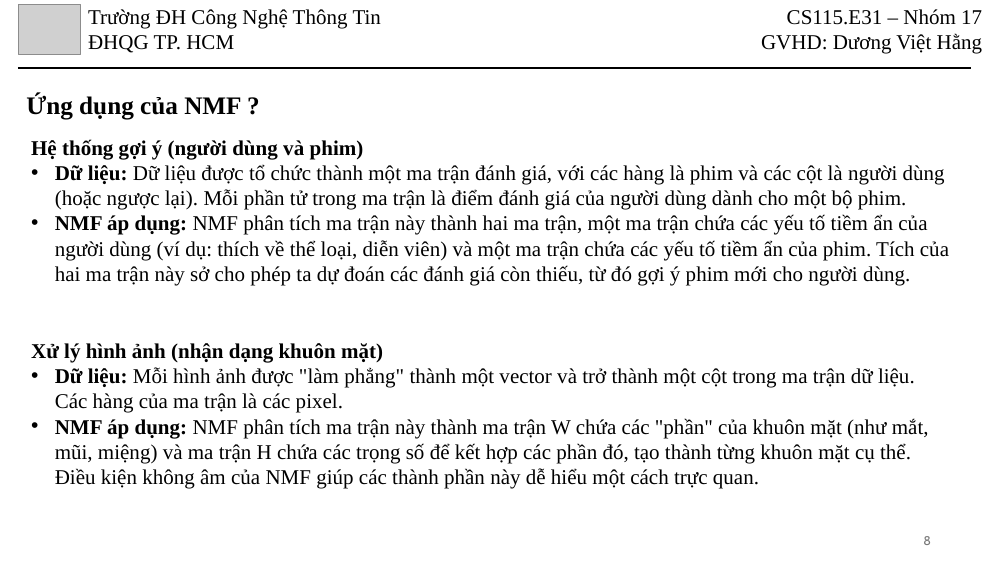
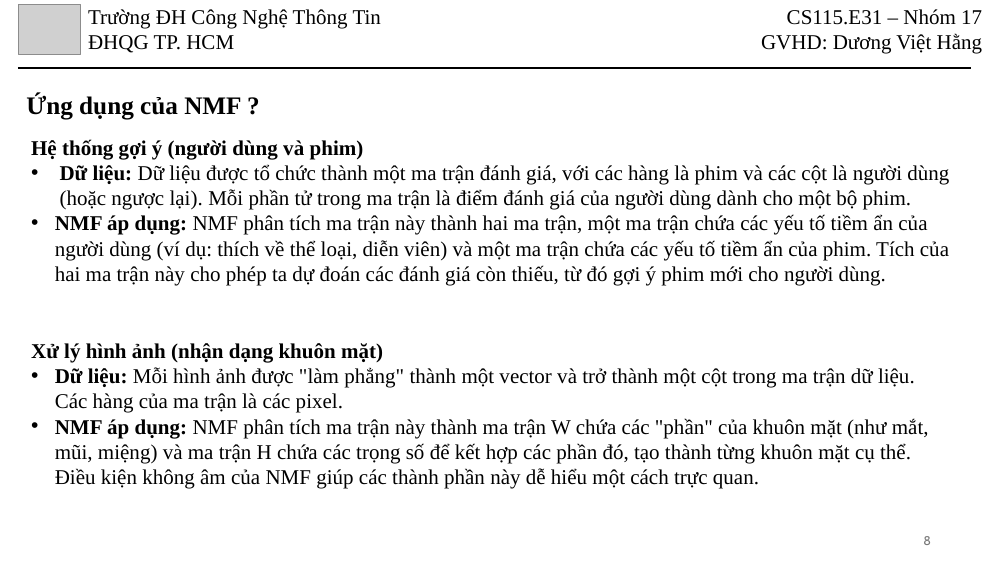
Before and after one commit to HoanHang/AI-UIT, a slide deck: slide 8 of Toan_KHMT/BaoCao/CS115-Nhom17-NMF.pptx. Drawn at 1008x567 pixels with LibreOffice and Linux fonts; fonts in the diff are those of the drawing; grey boxes stand for pictures. Boxes give left, top, right and bottom in pixels: in the first picture for what was removed or moved away, otherwise in the second. Text is boxed around its words. In the diff, an @@ line names an element or a change of style, - is before the commit and + after.

```diff
--- a/Toan_KHMT/BaoCao/CS115-Nhom17-NMF.pptx
+++ b/Toan_KHMT/BaoCao/CS115-Nhom17-NMF.pptx
@@ text at [60, 164, 949, 210]: indent changed @@
@@ text at [55, 214, 949, 286]: text changed @@
-• NMF áp dụng: NMF phân tích ma trận này thành hai ma trận, một ma trận chứa các yếu tố tiềm ẩn của người dùng (ví dụ: thích về thể loại, diễn viên) và một ma trận chứa các yếu tố tiềm ẩn của phim. Tích của hai ma trận này sở cho phép ta dự đoán các đánh giá còn thiếu, từ đó gợi ý phim mới cho người dùng.
+• NMF áp dụng: NMF phân tích ma trận này thành hai ma trận, một ma trận chứa các yếu tố tiềm ẩn của người dùng (ví dụ: thích về thể loại, diễn viên) và một ma trận chứa các yếu tố tiềm ẩn của phim. Tích của hai ma trận này cho phép ta dự đoán các đánh giá còn thiếu, từ đó gợi ý phim mới cho người dùng.
```
Also in this commit, not shown: 22 other slides changed, 2 slides removed.
